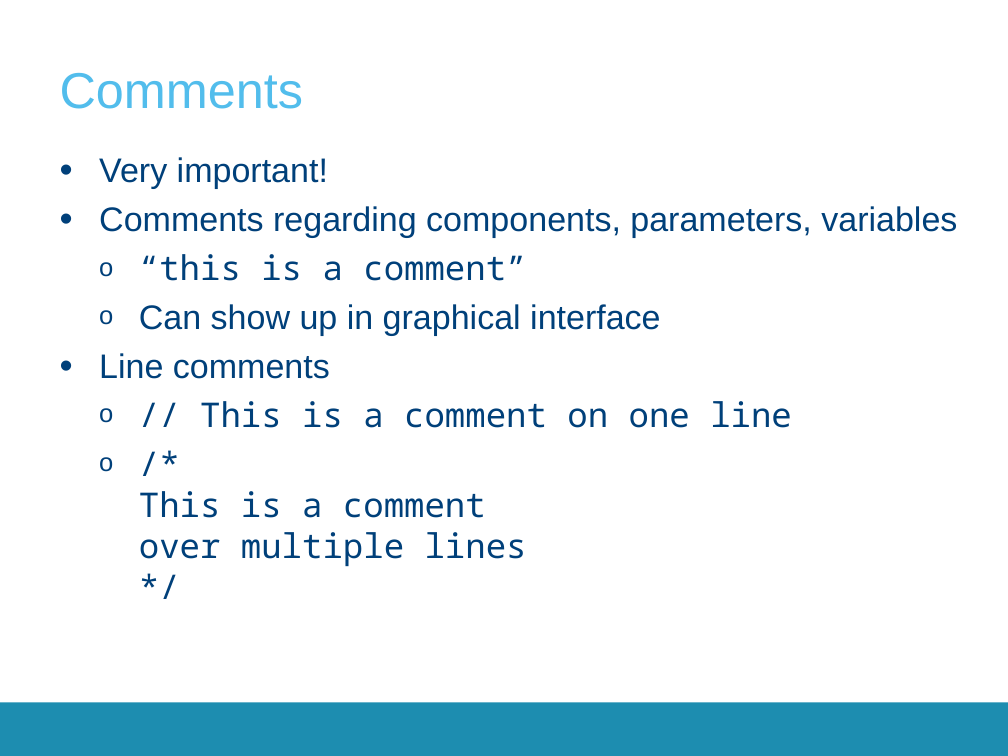
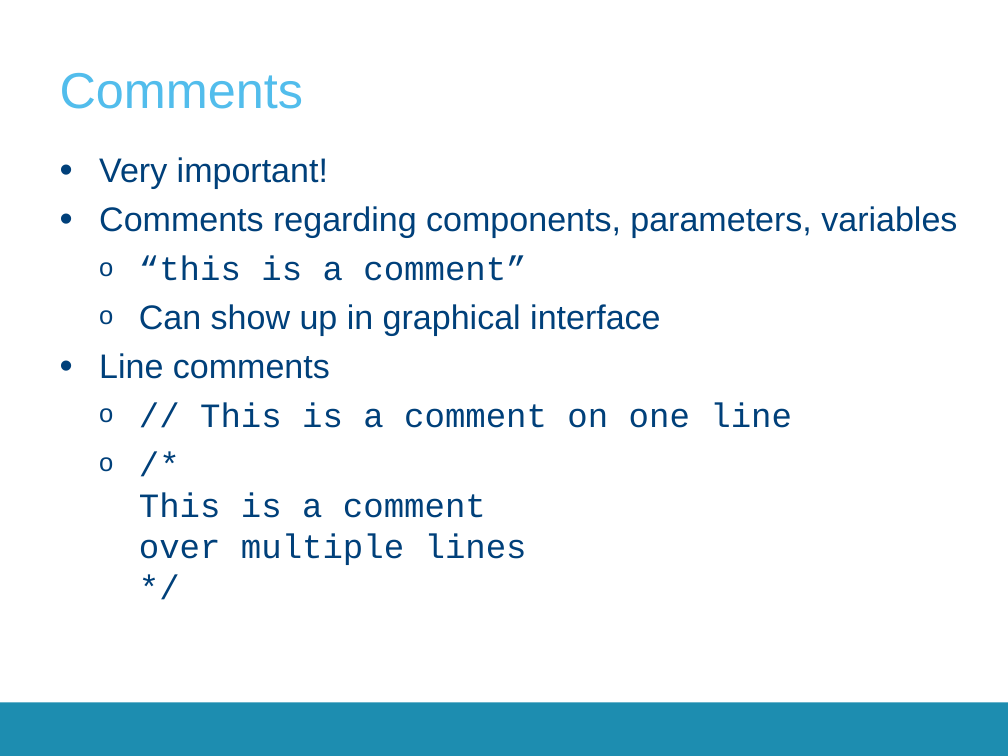
Before and after one commit to aswathnaray/__CrashCourse__, a slide deck: slide 24 of 2017-2018/Presentations/CrashCourse_2016.pptx (slide 22 before the commit). Drawn at 1008x756 pixels with LibreOffice and Linux fonts; fonts in the diff are those of the drawing; background and template pictures are left out. Boxes give left, top, right and bottom in pixels: in the first picture for what was removed or moved away, otherwise in the second. Text is boxed around its words. In the diff, an @@ line names an element or a change of style, - is before the commit and + after.

```diff
--- a/2017-2018/Presentations/CrashCourse_2016.pptx
+++ b/2017-2018/Presentations/CrashCourse_2016.pptx
@@ text at [139,255,792,565]: font Noto Sans Mono to Courier New in "“this is a comment”", "// This is a comment on one ...", "/* This is a comment over multiple ..." @@
```
Also in this commit, not shown: 5 other slides changed, 1 slide added.
